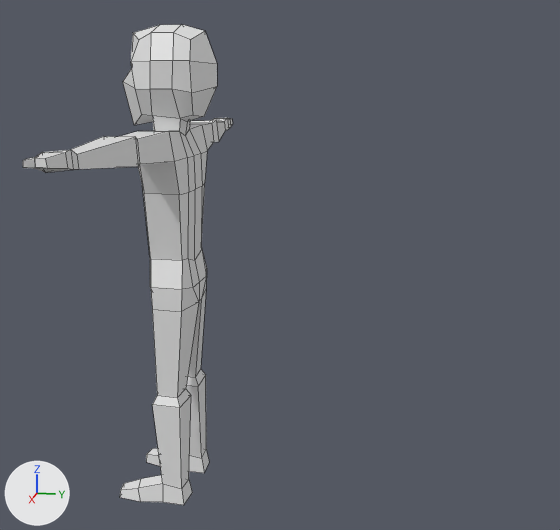
Before and after pictures for a commit that changed the FBX model Games Fleadh Maze Game/Assets/Character/character idle.fbx.
Camera for both pictures: a camera (50 mm lens) standing at (22.56, 7.75, 13.45) and looking at (0.09, 3.26, 7.83). Lighting does not change. The marker at lower left points along +X, +Y and +Z. Mesh edges are drawn as thin lines. Where no turn or scale is listed for an object, it has been applied to the vertices.
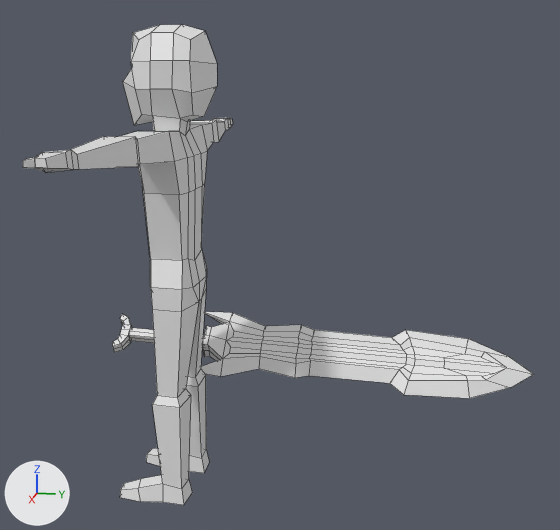
The change, as a list of edits to the scene's bpy script:
```text
Add mat_material_001:
    mat_material_001 = principled_material('Material.001')
    mat_material_001.base_color = (0.8, 0.8, 0.8)  # white #e7e7e7
Add me_cube_001:
    me_cube_001.from_pydata(...)  # 206 vertices, 208 faces; spans x -1.52..1.16, y -5.21..9.28, z -1.21..0.94
    me_cube_001.materials.append(mat_material_001)  # white #e7e7e7
Add ob_cube_002:
    ob_cube_002 = bpy.data.objects.new('Cube.002', me_cube_001)
    ob_cube_002.location = (-2.62, 2.08, 4.15)
```

Changed parts and their boxes (x1, y1, x2, y2) in the pictures (560 x 530 px):
'Cube.002', added: after (113, 312, 534, 398)
